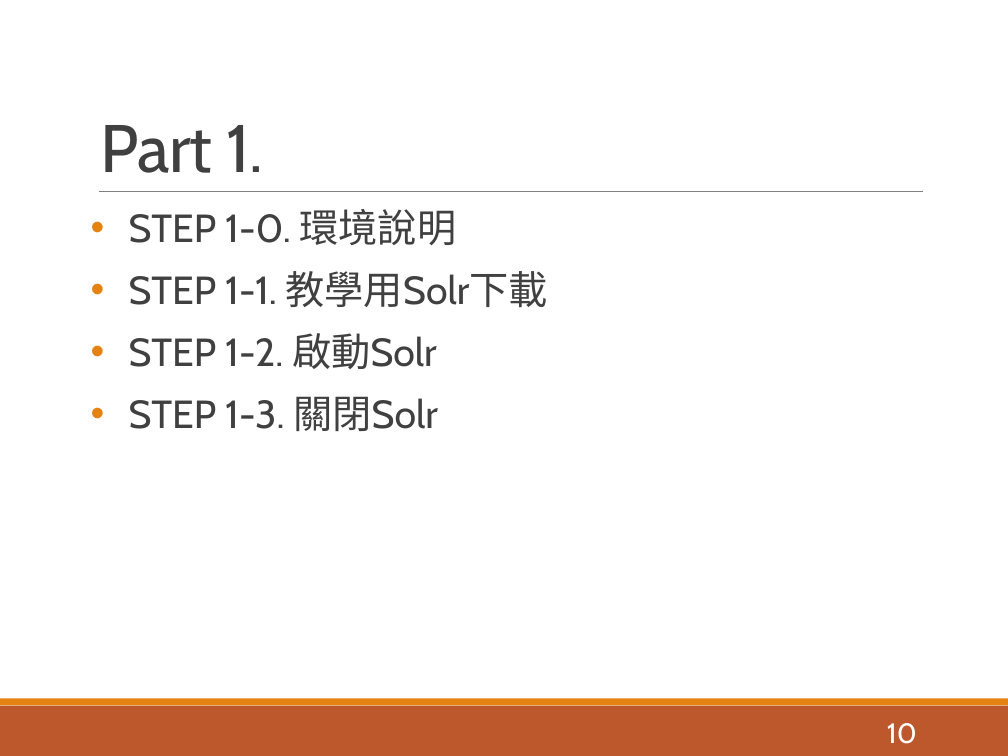
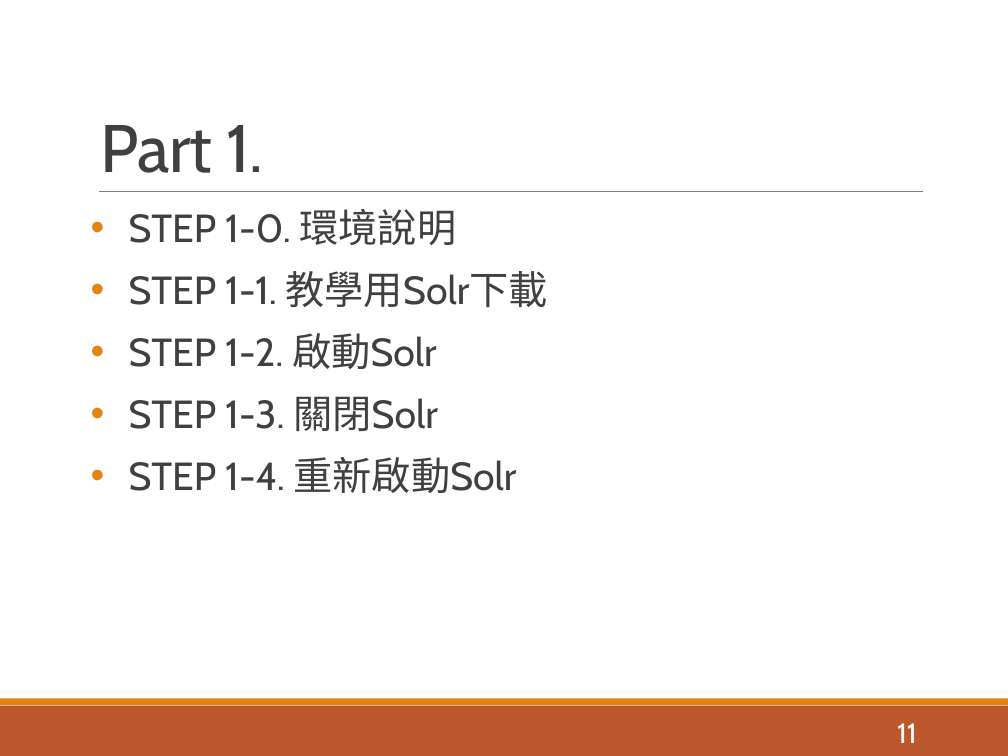
Before and after one commit to pulipulichen/ir-practice-solr, a slide deck: slide 11 of Apache Solr教學介紹.pptx (slide 10 before the commit). Drawn at 1008x756 pixels with LibreOffice and Linux fonts; fonts in the diff are those of the drawing. Boxes give left, top, right and bottom in pixels: in the first picture for what was removed or moved away, otherwise in the second. Text is boxed around its words. In the diff, an @@ line names an element or a change of style, - is before the commit and + after.

```diff
--- a/Apache Solr教學介紹.pptx
+++ b/Apache Solr教學介紹.pptx
@@ text at bbox=[129, 457, 517, 493]: paragraph added @@
+• STEP 1-4. 重新啟動Solr
@@ page number at bbox=[897, 723, 917, 743]: text changed @@
-10
+11
```
Also in this commit, not shown: 5 other slides changed, 5 slides added, 6 other files.
